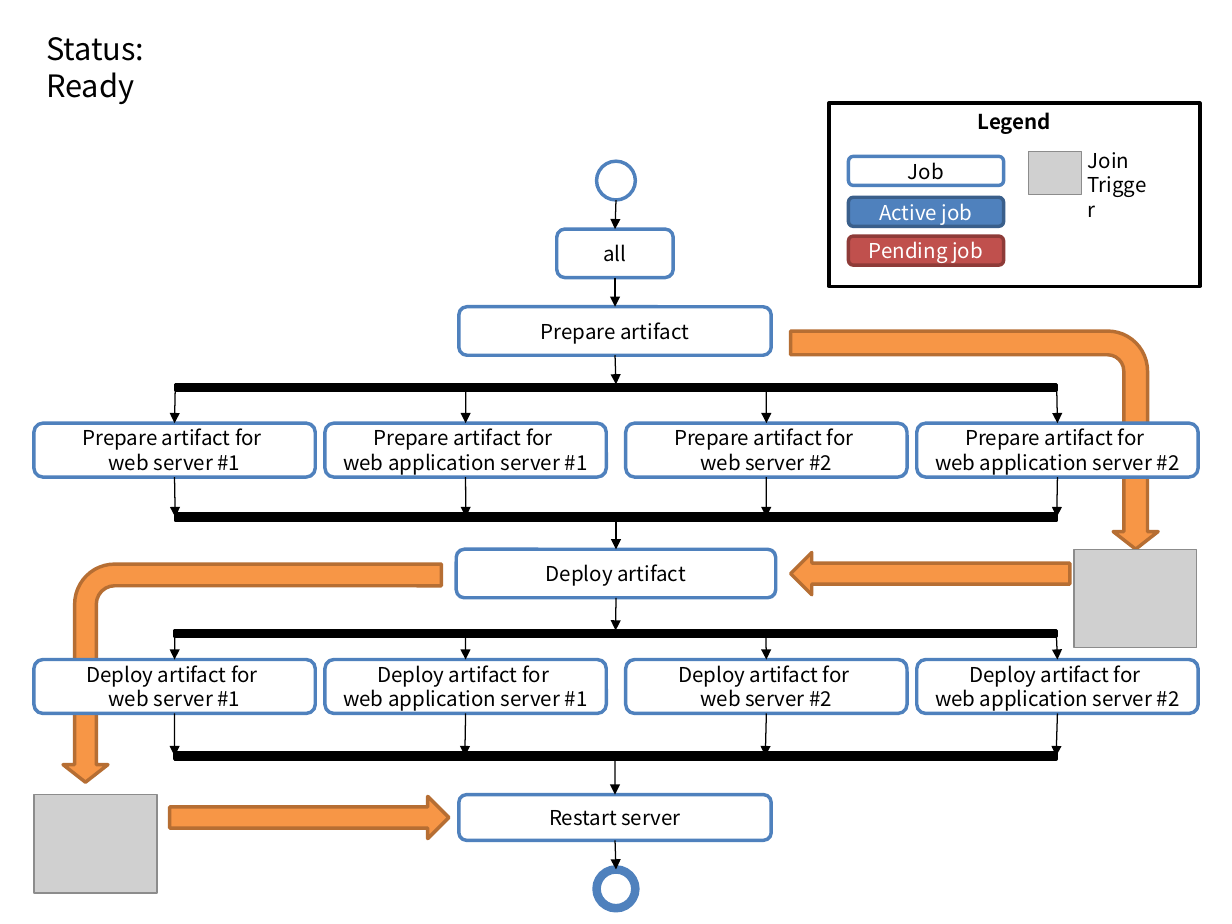
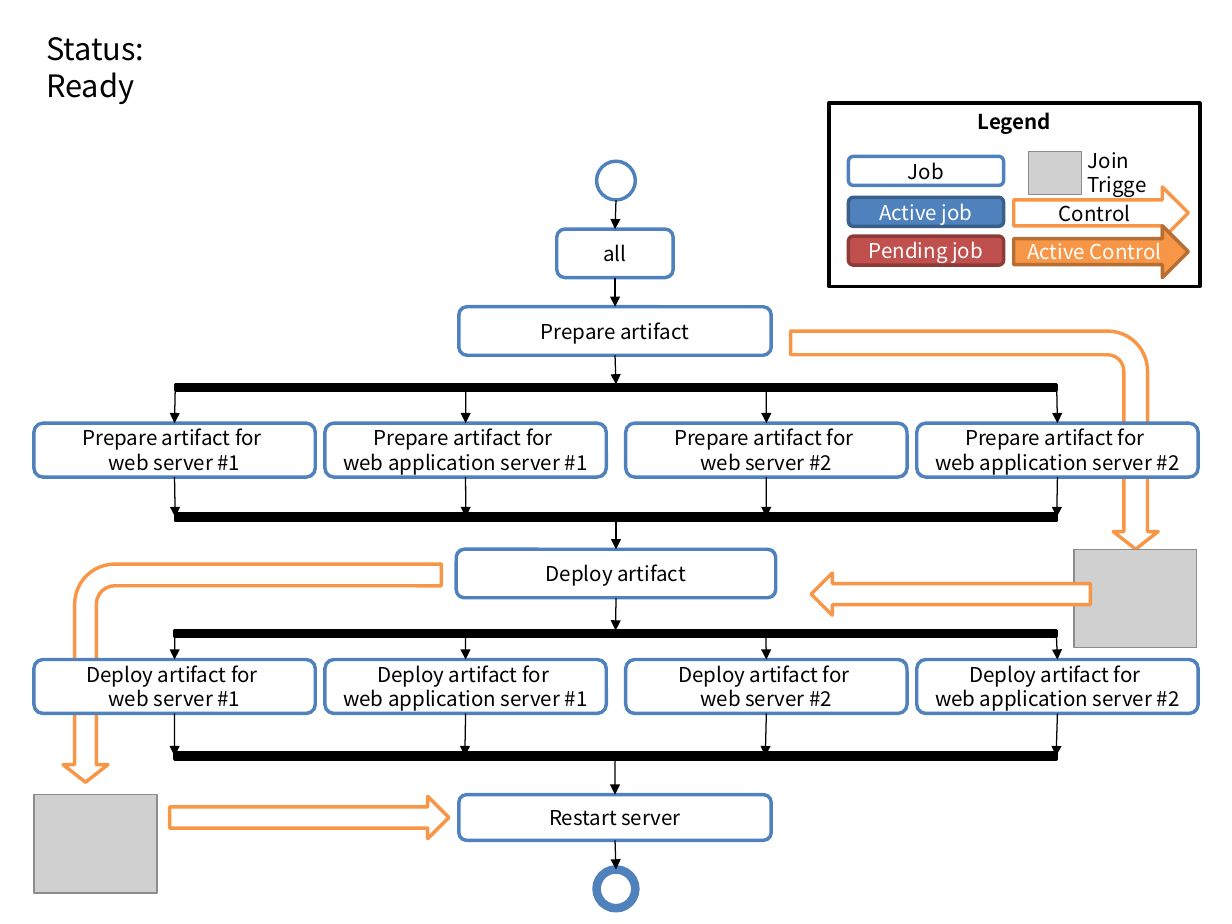
Before and after one commit to kwbaek/codelabor, a slide deck: slide 1 of documentation/draft/ci-environment/join.pptx. Drawn at 1232x924 pixels with LibreOffice and Linux fonts; fonts in the diff are those of the drawing; grey boxes stand for pictures. Boxes give left, top, right and bottom in pixels: in the first picture for what was removed or moved away, otherwise in the second. Text is boxed around its words. In the diff, an @@ line names an element or a change of style, - is before the commit and + after.

```diff
--- a/documentation/draft/ci-environment/join.pptx
+++ b/documentation/draft/ci-environment/join.pptx
@@ right arrow added at <box>1014,187,1189,239</box>, fill #FFFFFF, outline #F79646 2 pt, 12 pt, text #000000 @@
+Control
@@ right arrow added at <box>1014,225,1189,277</box>, fill #F79646, outline #B76F34 2 pt, 12 pt, text #FFFFFF @@
+Active Control
@@ fill #F79646 to #FFFFFF; outline #B76F34 2 pt to #F79646 2 pt in 4 elements at <box>63,564,441,782</box>, <box>790,331,1157,549</box>, <box>170,796,450,838</box>, <box>811,573,1090,615</box> @@
@@ right arrow: place and size @@
-right arrow at <box>791,552,1071,594</box>
+right arrow at <box>811,573,1090,615</box>
```
Also in this commit, not shown: 7 other slides changed.
